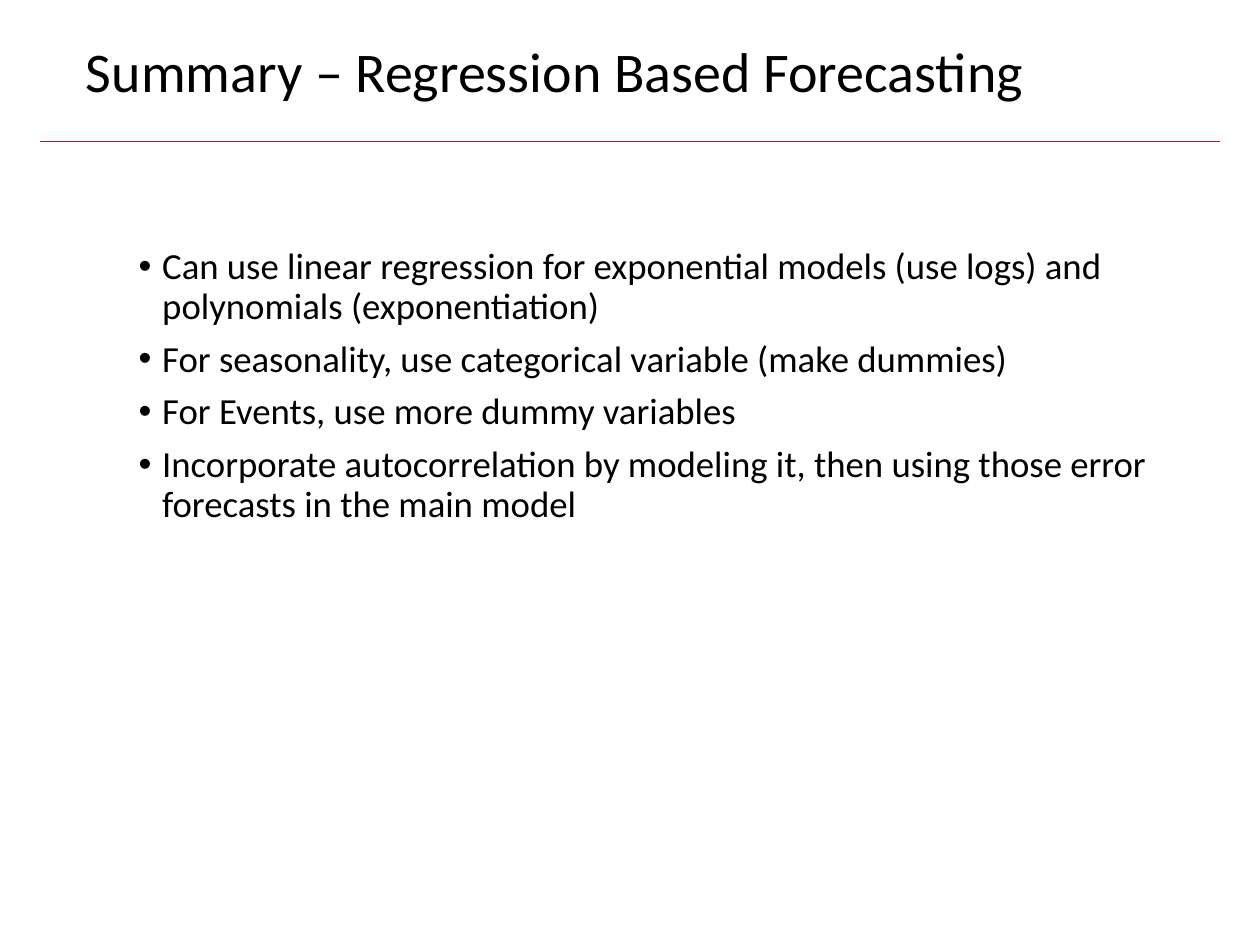
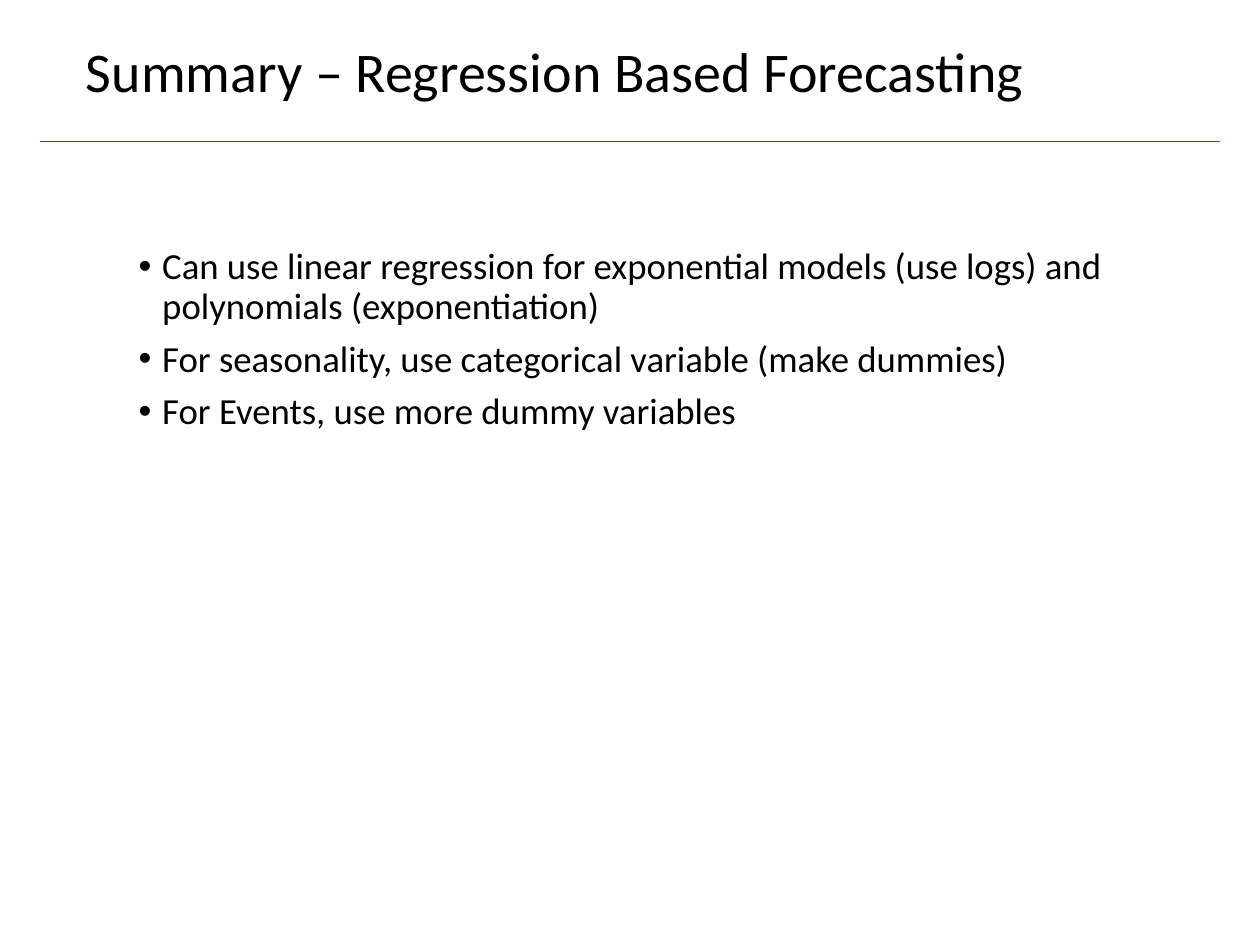
Before and after one commit to anhnguyendepocen/HarvardSummerStudent2018, a slide deck: slide 70 of lessons/5_July 23-Forecasting/Day5 July 23_Revised.pptx (slide 74 before the commit). Drawn at 1260x945 pixels with LibreOffice and Linux fonts; fonts in the diff are those of the drawing; background and template pictures are left out. Boxes give left, top, right and bottom in pixels: in the first picture for what was removed or moved away, otherwise in the second. Text is boxed around its words. In the diff, an @@ line names an element or a change of style, - is before the commit and + after.

```diff
--- a/lessons/5_July 23-Forecasting/Day5 July 23_Revised.pptx
+++ b/lessons/5_July 23-Forecasting/Day5 July 23_Revised.pptx
@@ text at (x1=162, y1=451, x2=1145, y2=518): paragraph removed @@
-• Incorporate autocorrelation by modeling it, then using those error forecasts in the main model
```
Also in this commit, not shown: 4 other slides changed, 1 slide added, 7 slides removed.
